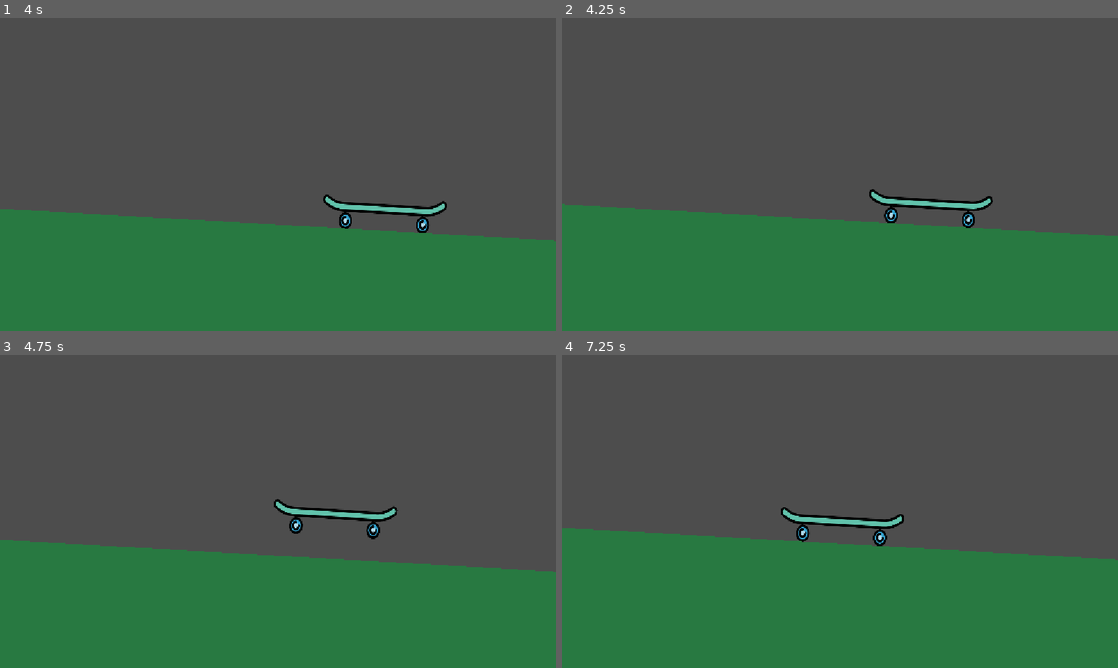
Above: before the commit, frames 1-4 (two rows, left to right).
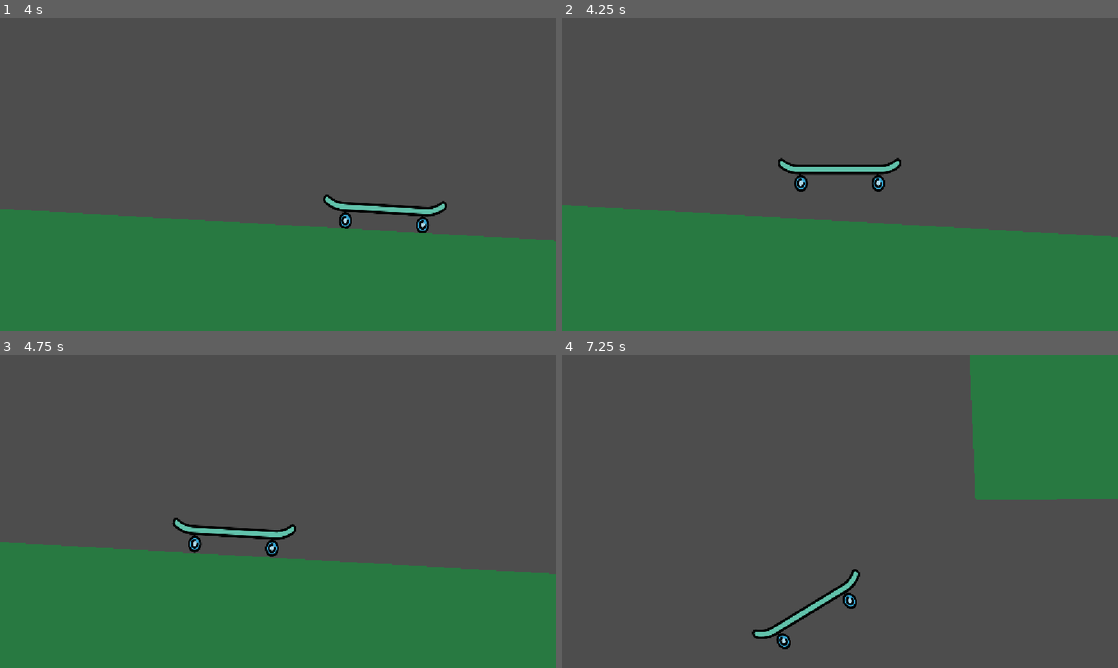
Above: after the commit, the same moments.

Repository: wolskao/TheStickmanSkater
Game: Godot game, scene res://Scenes/MainScene.tscn
Two runs of this game, one before a commit and one after it. Both use one fixed random seed, a clock stepped at 60 frames per second and the inputs below.
Inputs:
- Up to frame 1 (4 s): hold D (move_right) 0.53-1.28 s; tap Space (jump) at 0.77, 1.52, 3.02, 3.77 s; hold A (move_left) 1.28-2.03 s; hold D (move_right) 2.03-3.53 s; hold A (move_left) from 3.53 s (still down)
- Up to frame 2 (4.25 s): keep holding A (move_left); tap Backspace (restart, bound only after the commit) at 4.15 s
- Up to frame 3 (4.75 s): keep holding A (move_left); tap Space (jump) at 4.52 s
- Up to frame 4 (7.25 s): release A (move_left) at 5.78 s; hold D (move_right) from 5.78 s (still down); tap Space (jump) at 6.02, 6.77 s

Frame 1 is identical in both runs. In frame 2, 2.1% of the frame differs, in the area x 0-100%, y 44-70%; in frame 3, 2.5%; in frame 4, 53%, in the area x 0-100%, y 0-100%.

Commit message:
Added a restart key button
Game restarts when backspace is pressed

Diff:
--- a/Scenes/player.gd
+++ b/Scenes/player.gd
@@ -20,3 +20,6 @@
 
 	if Input.is_action_pressed("move_right"):
 		apply_torque(-rotation_force)
+
+	if Input.is_action_just_pressed("restart"):
+		get_tree().reload_current_scene()
--- a/project.godot
+++ b/project.godot
@@ -41,6 +41,11 @@
 , Object(InputEventKey,"resource_local_to_scene":false,"resource_name":"","device":-1,"window_id":0,"alt_pressed":false …(186 unchanged characters)…
 ]
 }
+restart={
+"deadzone": 0.2,
+"events": [Object(InputEventKey,"resource_local_to_scene":false,"resource_name":"","device":-1,"window_id":0,"alt_pressed":false,"shift_pressed":false,"ctrl_pressed":false,"meta_pressed":false,"pressed":false,"keycode":0,"physical_keycode":4194308,"key_label":0,"unicode":0,"location":0,"echo":false,"script":null)
+]
+}
 
 [physics]
 
